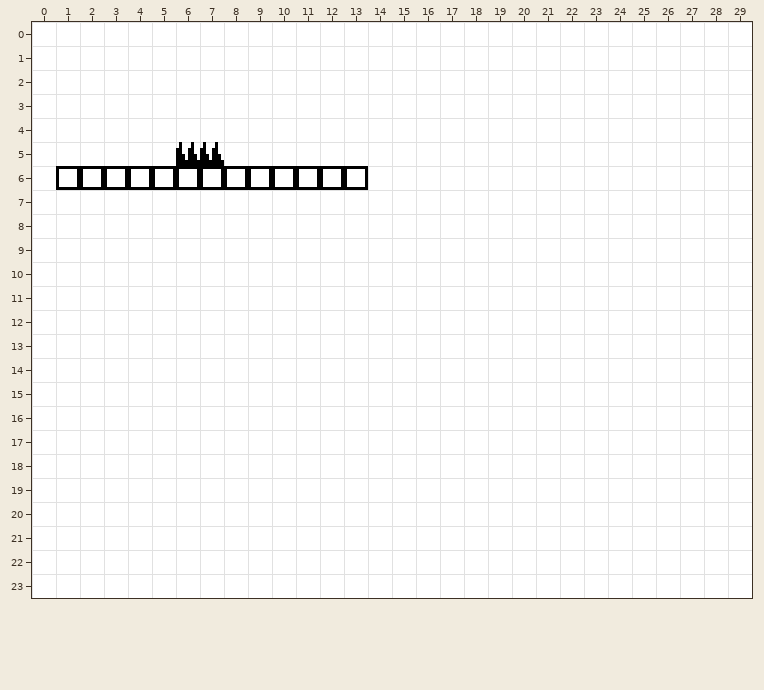
Tiled map, stored at data/levels/tutorial_zero.tmx. The picture above was drawn from the file before the commit.
Cells are 64x64 px. Shown: x 0..29, y 0..23.
New version:
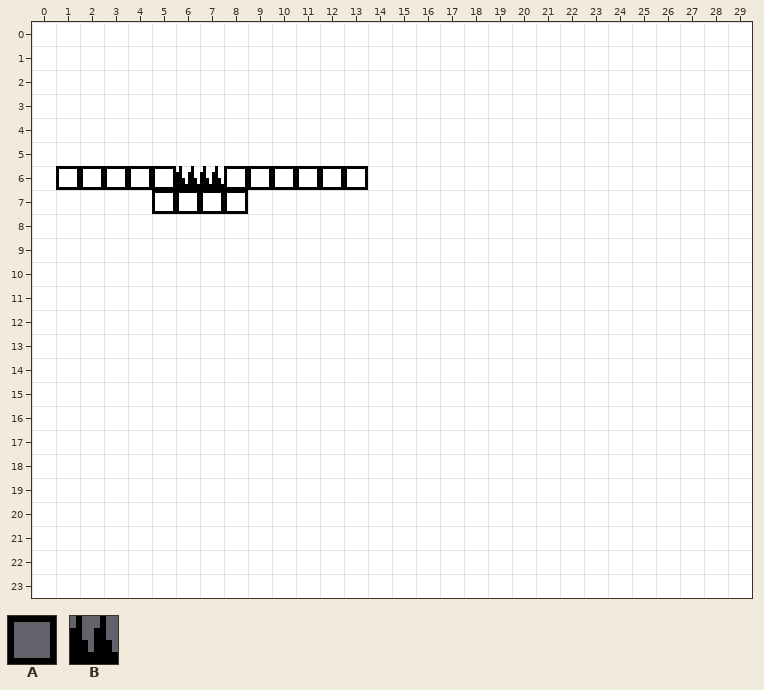
Key: from "demo_tiles": A 0, B 44.
_ is an empty cell, . an unchanged one.
Log entry: now playing state load tutorial zero and timer
Change:
--- layer "terrain"
@@ x 5..8 @@
- 6 .AA.
- 7 ____
+ 6 .__.
+ 7 AAAA
--- layer "hazzards"
@@ x 6..7 @@
- 5 BB
- 6 __
+ 5 __
+ 6 BB
Where, in picture pixels (left, top, right, bottom), the same in both pictures:
changed: (152, 142, 248, 214)
